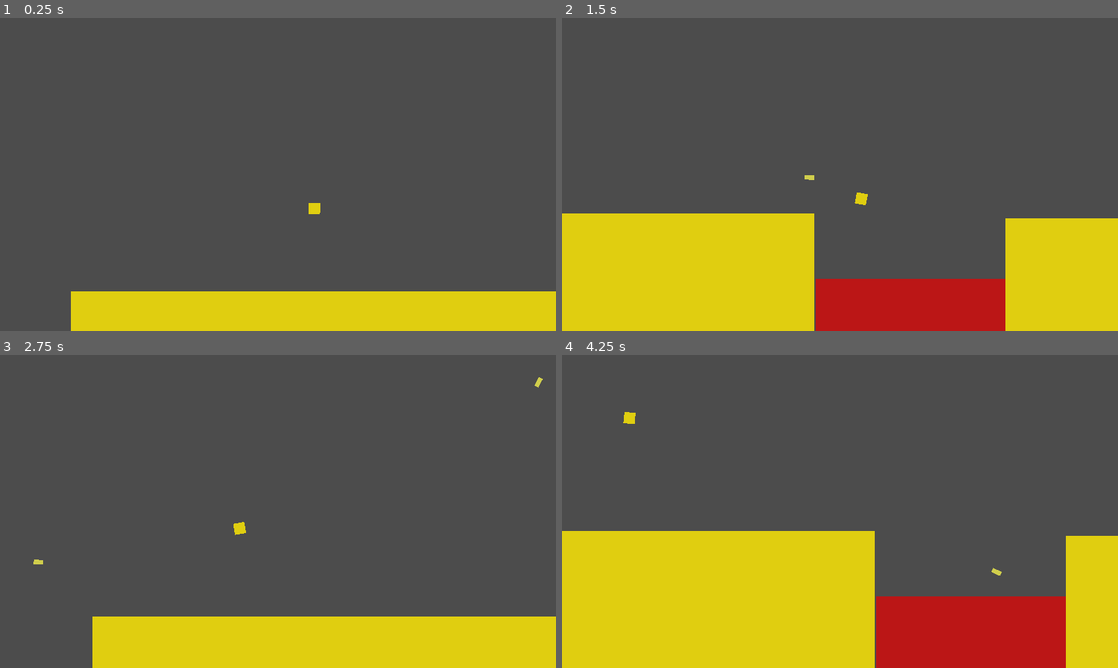
Above: before the commit, frames 1-4 (two rows, left to right).
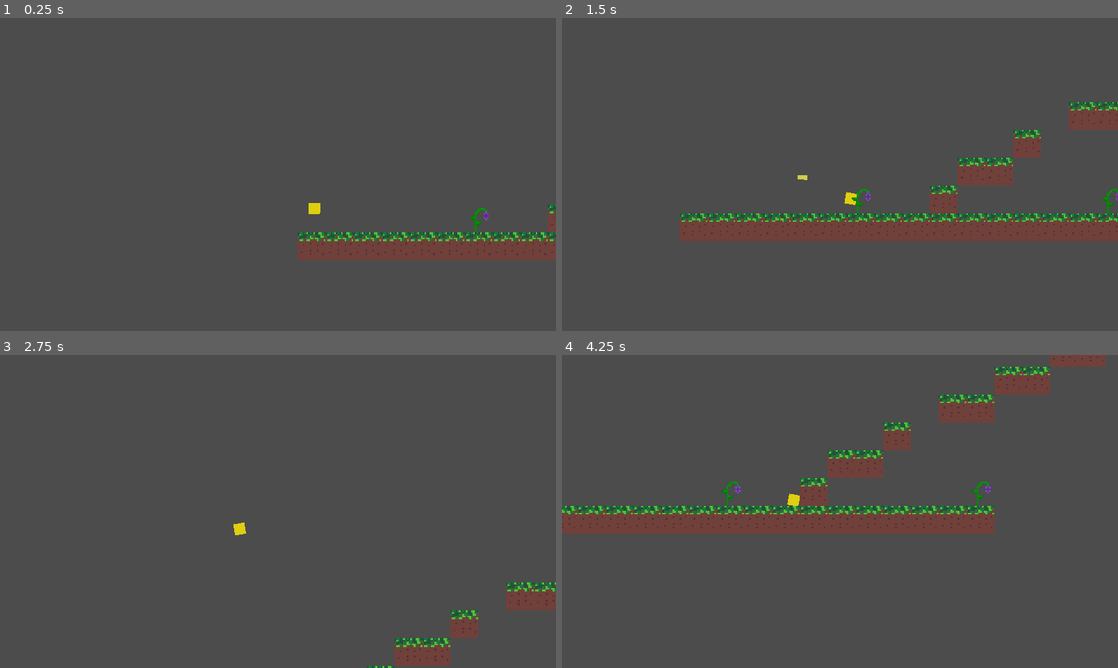
Above: after the commit, the same moments.

Repository: MarioCakeDev/jump-and-shoot
Game: Godot game, scene res://Game.tscn
Same seed, same stepped clock (60 frames per second), same inputs: the game is played once before the commit and once after it.
Inputs (mouse positions are in pixels of both pictures, inside the frame that each line leads up to):
- Up to frame 1 (0.25 s): no input
- Up to frame 2 (1.5 s): move the mouse to (962, 158) at 0.52 s; hold D (right) from 0.53 s (still down); tap I (togglePropell, bound only after the commit) at 0.6 s; click (962, 158) at 0.67 s; tap Space (jump) at 0.77, 1.07 s; tap U (toggleRunSpeed, bound only after the commit) at 0.8, 1.35 s; move the mouse to (728, 190) at 1.27 s; click (728, 190) at 1.42 s
- Up to frame 3 (2.75 s): tap Space (jump) at 1.52, 1.82 s; tap Z (toggleShoot, bound only after the commit) at 1.55, 2.1 s; move the mouse to (333, 442) at 2.02 s; release D (right) at 2.03 s; hold A (left) from 2.03 s (still down); hold Space (jump) from 2.03 s (still down); click (333, 442) at 2.17 s
- Up to frame 4 (4.25 s): move the mouse to (812, 574) at 2.77 s; release A (left) at 2.78 s; release Space (jump) at 2.78 s; hold D (right) from 2.78 s (still down); tap Space (jump) at 2.85, 3.02, 3.32, 3.77, 4.07 s; click (812, 574) at 2.92 s; tap R (toggleJump, bound only after the commit) at 3.05, 3.6 s; move the mouse to (1006, 558) at 3.52 s; click (1006, 558) at 3.67 s; tap T (toggleJumpHeight, bound only after the commit) at 3.8 s

The runs differ from the first frame. In frame 1, 15% of the frame differs, in the area x 12-100%, y 59-100%; in frame 2, 36%; in frame 3, 15%; in frame 4, 47%, in the area x 0-100%, y 0-100%.

Commit message:
Add Tilemap

Diff:
--- a/Game.tscn
+++ b/Game.tscn
@@ -1,6 +1,7 @@
-[gd_scene load_steps=11 format=2]
+[gd_scene load_steps=13 format=2]
 
 [ext_resource path="res://Player.gd" type="Script" id=1]
+[ext_resource path="res://assets/tilemap.png" type="Texture" id=2]
 [ext_resource path="res://assets/Jump.wav" type="AudioStream" id=3]
 
 [sub_resource type="AudioStreamRandomPitch" id=1]
@@ -18,18 +19,117 @@
 gradient = SubResource( 3 )
 width = 1
 
-[sub_resource type="RectangleShape2D" id=5]
-extents = Vector2( 1, 1 )
+[sub_resource type="ConvexPolygonShape2D" id=10]
+points = PoolVector2Array( 0, 0, 16, 0, 16, 16, 0, 16 )
 
-[sub_resource type="RectangleShape2D" id=6]
+[sub_resource type="ConvexPolygonShape2D" id=11]
+points = PoolVector2Array( 0, 0, 16, 0, 16, 16, 0, 16 )
 
-[sub_resource type="Gradient" id=7]
-offsets = PoolRealArray( 0 )
-colors = PoolColorArray( 0.737255, 0.0901961, 0.0901961, 1 )
+[sub_resource type="ConvexPolygonShape2D" id=12]
+points = PoolVector2Array( 16, 16, 0, 16, 0, 0, 16, 0 )
 
-[sub_resource type="GradientTexture" id=8]
-gradient = SubResource( 7 )
-width = 20
+[sub_resource type="ConvexPolygonShape2D" id=13]
+points = PoolVector2Array( 16, 16, 0, 16, 0, 0, 16, 0 )
+
+[sub_resource type="TileSet" id=9]
+0/name = "tilemap.png 0"
+0/texture = ExtResource( 2 )
+0/tex_offset = Vector2( 0, 0 )
+0/modulate = Color( 1, 1, 1, 1 )
+0/region = Rect2( 0, 0, 16, 16 )
+0/tile_mode = 0
+0/occluder_offset = Vector2( 0, 0 )
+0/navigation_offset = Vector2( 0, 0 )
+0/shape_offset = Vector2( 0, 0 )
+0/shape_transform = Transform2D( 1, 0, 0, 1, 0, 0 )
+0/shape = SubResource( 10 )
+0/shape_one_way = false
+0/shape_one_way_margin = 1.0
+0/shapes = [ {
+"autotile_coord": Vector2( 0, 0 ),
+"one_way": false,
+"one_way_margin": 1.0,
+"shape": SubResource( 10 ),
+"shape_transform": Transform2D( 1, 0, 0, 1, 0, 0 )
+} ]
+0/z_index = 0
+1/name = "tilemap.png 1"
+1/texture = ExtResource( 2 )
+1/tex_offset = Vector2( 0, 0 )
+1/modulate = Color( 1, 1, 1, 1 )
+1/region = Rect2( 32, 0, 16, 16 )
+1/tile_mode = 0
+1/occluder_offset = Vector2( 0, 0 )
+1/navigation_offset = Vector2( 0, 0 )
+1/shape_offset = Vector2( 0, 0 )
+1/shape_transform = Transform2D( 1, 0, 0, 1, 0, 0 )
+1/shape = SubResource( 11 )
+1/shape_one_way = false
+1/shape_one_way_margin = 1.0
+1/shapes = [ {
+"autotile_coord": Vector2( 0, 0 ),
+"one_way": false,
+"one_way_margin": 1.0,
+"shape": SubResource( 11 ),
+"shape_transform": Transform2D( 1, 0, 0, 1, 0, 0 )
+} ]
+1/z_index = 0
+2/name = "tilemap.png 2"
+2/texture = ExtResource( 2 )
+2/tex_offset = Vector2( 0, 0 )
+2/modulate = Color( 1, 1, 1, 1 )
+2/region = Rect2( 64, 0, 16, 16 )
+2/tile_mode = 0
+2/occluder_offset = Vector2( 0, 0 )
+2/navigation_offset = Vector2( 0, 0 )
+2/shape_offset = Vector2( 0, 0 )
+2/shape_transform = Transform2D( 1, 0, 0, 1, 0, 0 )
+2/shape = SubResource( 12 )
+2/shape_one_way = false
+2/shape_one_way_margin = 1.0
+2/shapes = [ {
+"autotile_coord": Vector2( 0, 0 ),
+"one_way": false,
+"one_way_margin": 1.0,
+"shape": SubResource( 12 ),
+"shape_transform": Transform2D( 1, 0, 0, 1, 0, 0 )
+} ]
+2/z_index = 0
+3/name = "tilemap.png 3"
+3/texture = ExtResource( 2 )
+3/tex_offset = Vector2( 0, 0 )
+3/modulate = Color( 1, 1, 1, 1 )
+3/region = Rect2( 80, 0, 16, 16 )
+3/tile_mode = 0
+3/occluder_offset = Vector2( 0, 0 )
+3/navigation_offset = Vector2( 0, 0 )
+3/shape_offset = Vector2( 0, 0 )
+3/shape_transform = Transform2D( 1, 0, 0, 1, 0, 0 )
+3/shape = SubResource( 13 )
+3/shape_one_way = false
+3/shape_one_way_margin = 1.0
+3/shapes = [ {
+"autotile_coord": Vector2( 0, 0 ),
+"one_way": false,
+"one_way_margin": 1.0,
+"shape": SubResource( 13 ),
+"shape_transform": Transform2D( 1, 0, 0, 1, 0, 0 )
+} ]
+3/z_index = 0
+4/name = "tilemap.png 4"
+4/texture = ExtResource( 2 )
+4/tex_offset = Vector2( 0, 0 )
+4/modulate = Color( 1, 1, 1, 1 )
+4/region = Rect2( 16, 0, 16, 16 )
+4/tile_mode = 0
+4/occluder_offset = Vector2( 0, 0 )
+4/navigation_offset = Vector2( 0, 0 )
+4/shape_offset = Vector2( 0, 0 )
+4/shape_transform = Transform2D( 1, 0, 0, 1, 0, 0 )
+4/shape_one_way = false
+4/shape_one_way_margin = 0.0
+4/shapes = [  ]
+4/z_index = 0
 
 [node name="Node2D" type="Node2D"]
 position = Vector2( 498.508, 293.176 )
@@ -42,7 +142,7 @@
 
 [node name="JumpSound" type="AudioStreamPlayer2D" parent="Player"]
 stream = SubResource( 1 )
-volume_db = -4.0
+volume_db = -8.0
 
 [node name="Camera2D" type="Camera2D" parent="Player"]
 scale = Vector2( 1.00951, 3.16753 )
@@ -60,41 +160,9 @@
 scale = Vector2( 2, 2 )
 texture = SubResource( 4 )
 
-[node name="Grounds" type="Node2D" parent="."]
-
-[node name="Ground" type="StaticBody2D" parent="Grounds"]
-position = Vector2( 45.7104, 591.989 )
-scale = Vector2( 11.3652, -6.56454 )
-
-[node name="CollisionShape2D" type="CollisionShape2D" parent="Grounds/Ground"]
-scale = Vector2( 50, 50 )
-shape = SubResource( 5 )
-
-[node name="Sprite" type="Sprite" parent="Grounds/Ground/CollisionShape2D"]
-scale = Vector2( 2, 2 )
-texture = SubResource( 4 )
-
-[node name="Ground2" type="StaticBody2D" parent="Grounds"]
-position = Vector2( 3347.73, 598.817 )
-scale = Vector2( 45.8852, 6.47546 )
-
-[node name="CollisionShape2D" type="CollisionShape2D" parent="Grounds/Ground2"]
-scale = Vector2( 50, 50 )
-shape = SubResource( 5 )
-
-[node name="Sprite" type="Sprite" parent="Grounds/Ground2/CollisionShape2D"]
-scale = Vector2( 2, 2 )
-texture = SubResource( 4 )
-
-[node name="StaticBody2D" type="StaticBody2D" parent="."]
-position = Vector2( 834.857, 668.521 )
-scale = Vector2( 21.8826, -25.3602 )
-collision_layer = 8
-collision_mask = 6
-
-[node name="CollisionShape2D" type="CollisionShape2D" parent="StaticBody2D"]
-shape = SubResource( 6 )
-
-[node name="Sprite" type="Sprite" parent="StaticBody2D/CollisionShape2D"]
-scale = Vector2( 1, 20 )
-texture = SubResource( 8 )
+[node name="TileMap" type="TileMap" parent="."]
+scale = Vector2( 4, 4 )
+tile_set = SubResource( 9 )
+cell_size = Vector2( 16, 16 )
+format = 1
+tile_data = PoolIntArray( -1441672, 3, 0, -589797, 536870916, 0, -524262, 0, 0, -524261, 0, 0, -458728, 0, 0, -458727, 0, 0, -393196, 536870916, 0, -393194, 0, 0, -393193, 0, 0, -327660, 0, 0, -327659, 0, 0, -262126, 0, 0, -262125, 0, 0, -196592, 0, 0, -196591, 0, 0, -131058, 0, 0, -131057, 0, 0, -65524, 0, 0, 10, 0, 0, 11, 0, 0, 65542, 4, 0, 65545, 0, 0, 65551, 4, 0, 131072, 0, 0, 131073, 0, 0, 131074, 0, 0, 131075, 0, 0, 131076, 0, 0, 131077, 0, 0, 131078, 0, 0, 131079, 0, 0, 131080, 0, 0, 131081, 0, 0, 131082, 0, 0, 131083, 0, 0, 131084, 0, 0, 131085, 0, 0, 131086, 0, 0, 131087, 0, 0 )
--- a/Player.gd
+++ b/Player.gd
@@ -17,6 +17,12 @@
 var backupJumpTimer: float = 0.1;
 var previouslyOnGround: bool = false;
 
+var canRun: bool = true;
+var canJump: bool = true;
+var hasFullJump: bool = true;
+var canShoot: bool = true;
+var canPropell: bool = true;
+
 func _ready():
 	startPosition = position;
 	camera = $Camera2D
@@ -24,7 +30,6 @@
 	viewportSize = get_viewport_rect().size;
 	viewport = get_viewport();
 	jumpSound = $JumpSound;
-
 
 func _physics_process(delta):
 	shootTimer -= delta
@@ -39,9 +44,21 @@
 
 	move_and_slide_with_snap(velocity, snapVector, Vector2.UP);
 
+	if(Input.is_action_just_pressed("toggleJump")):
+		canJump = !canJump;
+	if(Input.is_action_just_pressed("toggleJumpHeight")):
+		hasFullJump = !hasFullJump;
+	if(Input.is_action_just_pressed("toggleShoot")):
+		canShoot = !canShoot;
+	if(Input.is_action_just_pressed("togglePropell")):
+		canPropell = !canPropell;
+	if(Input.is_action_just_pressed("toggleRunSpeed")):
+		canRun = !canRun;
+
 	for i in get_slide_count():
 		var collision: KinematicCollision2D = get_slide_collision(i)
-		var collider: PhysicsBody2D = collision.collider;
+
+		var collider = collision.collider;
 		var isInstaKill = collider.get_collision_layer_bit(3);
 		if isInstaKill:
 			reset();
@@ -51,7 +68,7 @@
 
 	handleJumping();
 
-	velocity.y = capAbsolute(velocity.y, 1500);
+	velocity.y = capAbsolute(velocity.y, -1500 if hasFullJump else -300, 1500);
 
 	var mousePositionRelativeToCenter = viewport.get_mouse_position() - (viewportSize / 2);
 	camera.position = lerp(camera.position,  mousePositionRelativeToCenter / 3, 0.05);
@@ -62,19 +79,23 @@
 	velocity = Vector2.ZERO;
 
 func handleJumping():
-	var isJumping = Input.is_action_pressed("jump");
 	var isOnGround = is_on_floor();
 	var isOnCeiling = is_on_ceiling();
 
 	if(isOnGround or isOnCeiling):
 		velocity.y = 0;
 
+	if(not canJump):
+		return;
+
+	var isJumping = Input.is_action_pressed("jump");
+
 	if (isOnGround or backupJumpTimer > 0) and isJumping:
 		backupJumpTimer = 0;
 		previouslyOnGround = false;
 		isOnGround = false;
 		snapVector = Vector2.ZERO;
-		velocity.y = -750;
+		velocity.y = -750 if hasFullJump else -300;
 		jumpSound.play();
 	elif isJumping and velocity.y < 0:
 		velocity.y += 20;
@@ -87,6 +108,9 @@
 	previouslyOnGround = isOnGround;
 
 func shoot(shootPosition: Vector2):
+	if(not canShoot):
+		return;
+
 	if shootTimer > 0:
 		return
 	shootTimer += 0.15
@@ -99,7 +123,8 @@
 	shot.rotation = shootDirection.angle()
 	shot.position = position
 
-	velocity -= shootDirection * Vector2(100, 225 if velocity.y > 0 else 100)
+	if(canPropell):
+		velocity -= shootDirection * Vector2(100, 225 if velocity.y > 0 else 100)
 
 	$"..".add_child(shot)
 	shot.fly()
@@ -126,13 +151,19 @@
 			actionsPressed.remove(pos)
 
 func on_left():
-	velocity.x = lerp(velocity.x / 0.8, -speed, 0.3);
+	run(-getRunSpeed());
 
 func on_right():
-	velocity.x = lerp(velocity.x / 0.8, speed, 0.3);
+	run(getRunSpeed());
 
-func capAbsolute(value, maxValue):
-	return sign(velocity.y) * min(abs(velocity.y), maxValue);
+func getRunSpeed():
+	return speed if canRun else speed / 5;
+
+func run(runSpeed):
+	velocity.x = lerp(velocity.x / 0.8, runSpeed, 0.3);
+
+func capAbsolute(value, minValue, maxValue):
+	return max(minValue, min(value, maxValue));
 
 func map(currentValue, minValue, maxValue, resultMinValue, resultMaxValue):
 	var maxDistance = maxValue - minValue;
--- a/Shot.gd
+++ b/Shot.gd
@@ -34,7 +34,7 @@
 	velocity = Vector2(cos(rotation), sin(rotation)) * speed
 	yield(get_tree().create_timer(2), "timeout")
 	destroy();
-	yield(get_tree().create_timer(0.1), "timeout");
+	yield(get_tree().create_timer(0.15), "timeout");
 	queue_free();
 
 
@@ -48,5 +48,5 @@
 	collisionShape.disabled = true;
 	particles.visible = true;
 
-	yield(get_tree().create_timer(0.1), "timeout");
+	yield(get_tree().create_timer(0.15), "timeout");
 	particles.visible = false;
--- a/Shot.tscn
+++ b/Shot.tscn
@@ -44,23 +44,25 @@
 
 [node name="ShotSound" type="AudioStreamPlayer2D" parent="."]
 stream = SubResource( 1 )
+volume_db = -8.0
 pitch_scale = 1.1
 area_mask = 2
 
 [node name="ShotImpact" type="AudioStreamPlayer2D" parent="."]
-stream = SubResource( 6 )
+stream = SubResource( 2 )
+volume_db = -2.0
 
 [node name="Particles2D" type="Particles2D" parent="."]
 position = Vector2( 8, 0 )
 lifetime = 0.1
 explosiveness = 0.5
-process_material = SubResource( 2 )
+process_material = SubResource( 3 )
 
 [node name="CollisionShape2D" type="CollisionShape2D" parent="."]
 scale = Vector2( 11.0764, 5.04437 )
-shape = SubResource( 3 )
+shape = SubResource( 4 )
 
 [node name="Sprite" type="Sprite" parent="CollisionShape2D"]
 position = Vector2( 0.0220966, 0 )
 scale = Vector2( 2, 2 )
-texture = SubResource( 5 )
+texture = SubResource( 6 )
--- a/project.godot
+++ b/project.godot
@@ -50,6 +50,31 @@
 "events": [ Object(InputEventKey,"resource_local_to_scene":false,"resource_name":"","device":0,"alt":false,"shift":false,"control":false,"meta":false,"command":false,"pressed":false,"scancode":65,"unicode":0,"echo":false,"script":null)
  ]
 }
+toggleJump={
+"deadzone": 0.5,
+"events": [ Object(InputEventKey,"resource_local_to_scene":false,"resource_name":"","device":0,"alt":false,"shift":false,"control":false,"meta":false,"command":false,"pressed":false,"scancode":82,"unicode":0,"echo":false,"script":null)
+ ]
+}
+toggleJumpHeight={
+"deadzone": 0.5,
+"events": [ Object(InputEventKey,"resource_local_to_scene":false,"resource_name":"","device":0,"alt":false,"shift":false,"control":false,"meta":false,"command":false,"pressed":false,"scancode":84,"unicode":0,"echo":false,"script":null)
+ ]
+}
+toggleShoot={
+"deadzone": 0.5,
+"events": [ Object(InputEventKey,"resource_local_to_scene":false,"resource_name":"","device":0,"alt":false,"shift":false,"control":false,"meta":false,"command":false,"pressed":false,"scancode":90,"unicode":0,"echo":false,"script":null)
+ ]
+}
+toggleRunSpeed={
+"deadzone": 0.5,
+"events": [ Object(InputEventKey,"resource_local_to_scene":false,"resource_name":"","device":0,"alt":false,"shift":false,"control":false,"meta":false,"command":false,"pressed":false,"scancode":85,"unicode":0,"echo":false,"script":null)
+ ]
+}
+togglePropell={
+"deadzone": 0.5,
+"events": [ Object(InputEventKey,"resource_local_to_scene":false,"resource_name":"","device":0,"alt":false,"shift":false,"control":false,"meta":false,"command":false,"pressed":false,"scancode":73,"unicode":0,"echo":false,"script":null)
+ ]
+}
 
 [layer_names]
 
Not shown: 2 places in Shot.tscn that only renumber resources
Binary file added: assets/tilemap.png
Not shown, added: assets/tilemap.png.import
